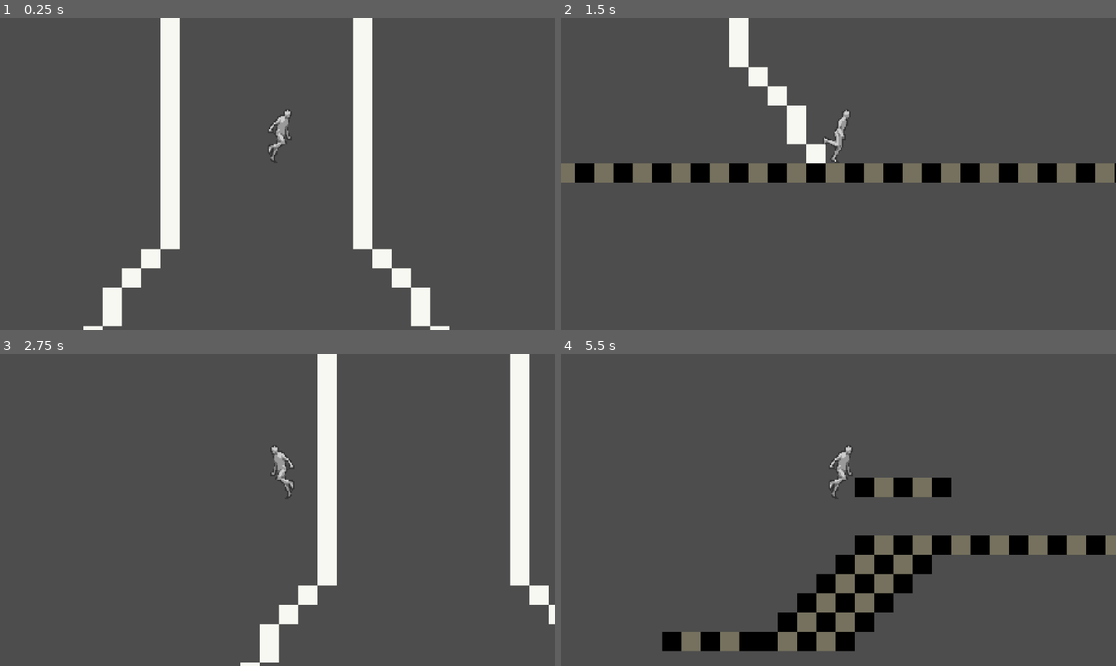
Above: before the commit, frames 1-4 (two rows, left to right).
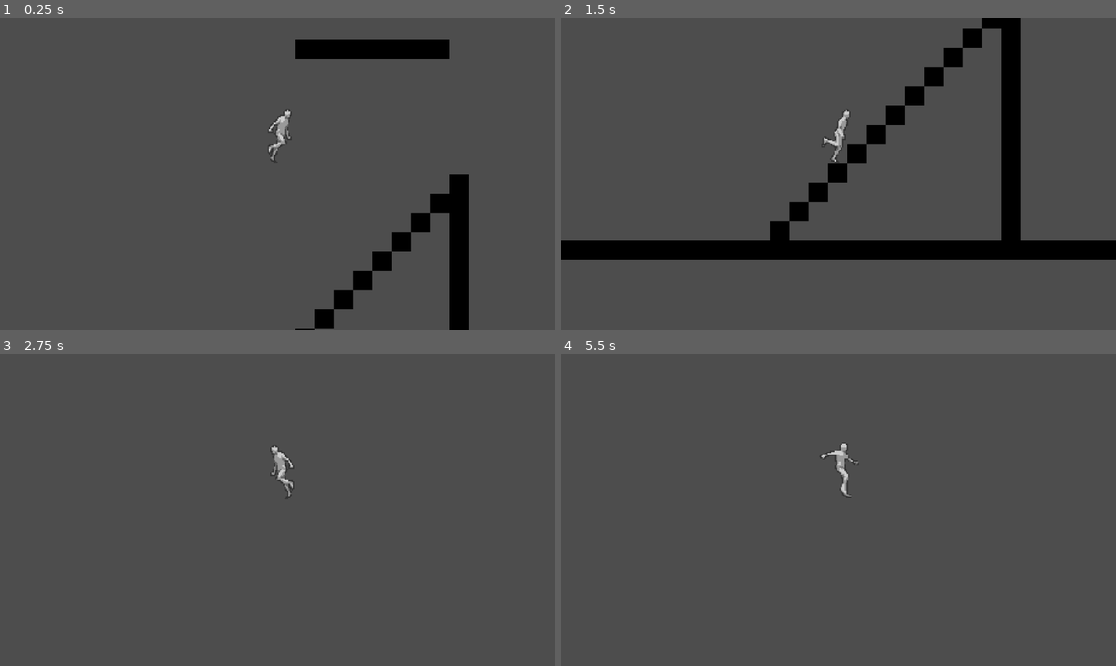
Above: after the commit, the same moments.

Repository: Sebas5750849/home-base_lab
Game: Godot game, scene res://scenes/game.tscn
The game is run twice, just before and just after one commit, with the same random seed, the same clock (stepped at 60 frames per second) and the same inputs.
Inputs:
- Up to frame 1 (0.25 s): no input
- Up to frame 2 (1.5 s): hold Space (jump) 0.53-1.28 s; hold Right (move_right) from 0.53 s (still down); tap Down (crouch) at 1.35 s
- Up to frame 3 (2.75 s): tap Space (jump) at 1.52, 1.55, 1.82 s; release Right (move_right) at 2.03 s; hold Left (move_left) from 2.03 s (still down); hold Space (jump) from 2.03 s (still down); tap Shift (dash) at 2.1 s
- Up to frame 4 (5.5 s): release Left (move_left) at 2.78 s; release Space (jump) at 2.78 s; hold Right (move_right) 2.78-4.28 s; tap Space (jump) at 2.85, 3.02, 3.32, 3.77, 3.8, 4.07, 4.52, 4.55, 4.82 s; hold Down (crouch) 3.53-4.28 s; hold Left (move_left) 4.28-5.03 s; tap Shift (dash) at 4.35 s; hold Right (move_right) from 5.03 s (still down); hold Space (jump) from 5.03 s (still down)

The runs differ from the first frame. In frame 1, 12% of the frame differs, in the area x 15-85%, y 0-100%; in frame 2, 18%, in the area x 0-100%, y 0-78%; in frame 3, 6.4%; in frame 4, 11%.

Commit message:
Nothing much changed. I only selected the wall jump level now in the level of the game instead of level 0

Diff:
--- a/scenes/wall_jump_level.tscn
+++ b/scenes/Level scenes/wall_jump_level.tscn
@@ -1,7 +1,6 @@
-[gd_scene load_steps=6 format=3 uid="uid://cu6btkq7ojv00"]
+[gd_scene load_steps=5 format=3 uid="uid://cu6btkq7ojv00"]
 
 [ext_resource type="Texture2D" uid="uid://bgs1jb55e5qxv" path="res://assets/tile_sheet_v.1.0.png" id="1_isiuw"]
-[ext_resource type="PackedScene" uid="uid://fp2kjv70lur3" path="res://scenes/player.tscn" id="2_o3cqh"]
 [ext_resource type="PackedScene" uid="uid://dswr0ooxvgmpc" path="res://scenes/pause_menu.tscn" id="3_veio8"]
 
 [sub_resource type="TileSetAtlasSource" id="TileSetAtlasSource_pr1re"]
@@ -429,11 +428,6 @@
 format = 2
 layer_0/tile_data = PackedInt32Array(327665, 65536, 2, 327666, 65536, 2, 327667, 65536, 2, 327668, 65536, 2, 327669, 65 …(4685 unchanged characters)…
 
-[node name="Player" parent="." instance=ExtResource("2_o3cqh")]
-
-[node name="Camera2D" type="Camera2D" parent="Player"]
-zoom = Vector2(2, 2)
-
 [node name="CanvasLayer" type="CanvasLayer" parent="."]
 
 [node name="PauseMenu" parent="CanvasLayer" instance=ExtResource("3_veio8")]
--- a/scenes/game.tscn
+++ b/scenes/game.tscn
@@ -1,7 +1,7 @@
 [gd_scene load_steps=4 format=3 uid="uid://c5apdcg20j6a0"]
 
 [ext_resource type="PackedScene" uid="uid://fp2kjv70lur3" path="res://scenes/player.tscn" id="1_uwrxv"]
-[ext_resource type="PackedScene" uid="uid://cbnty31cvslpm" path="res://scenes/Level scenes/0__tutorial_level.tscn" id="3_lbhrr"]
+[ext_resource type="PackedScene" uid="uid://cu6btkq7ojv00" path="res://scenes/Level scenes/wall_jump_level.tscn" id="3_lbhrr"]
 [ext_resource type="PackedScene" uid="uid://dswr0ooxvgmpc" path="res://scenes/pause_menu.tscn" id="3_lnu2h"]
 
 [node name="Game" type="Node2D"]
@@ -21,4 +21,4 @@
 
 [node name="Levels" type="Node" parent="."]
 
-[node name="0_ tutorial level" parent="Levels" instance=ExtResource("3_lbhrr")]
+[node name="WallJumpLevel" parent="Levels" instance=ExtResource("3_lbhrr")]
